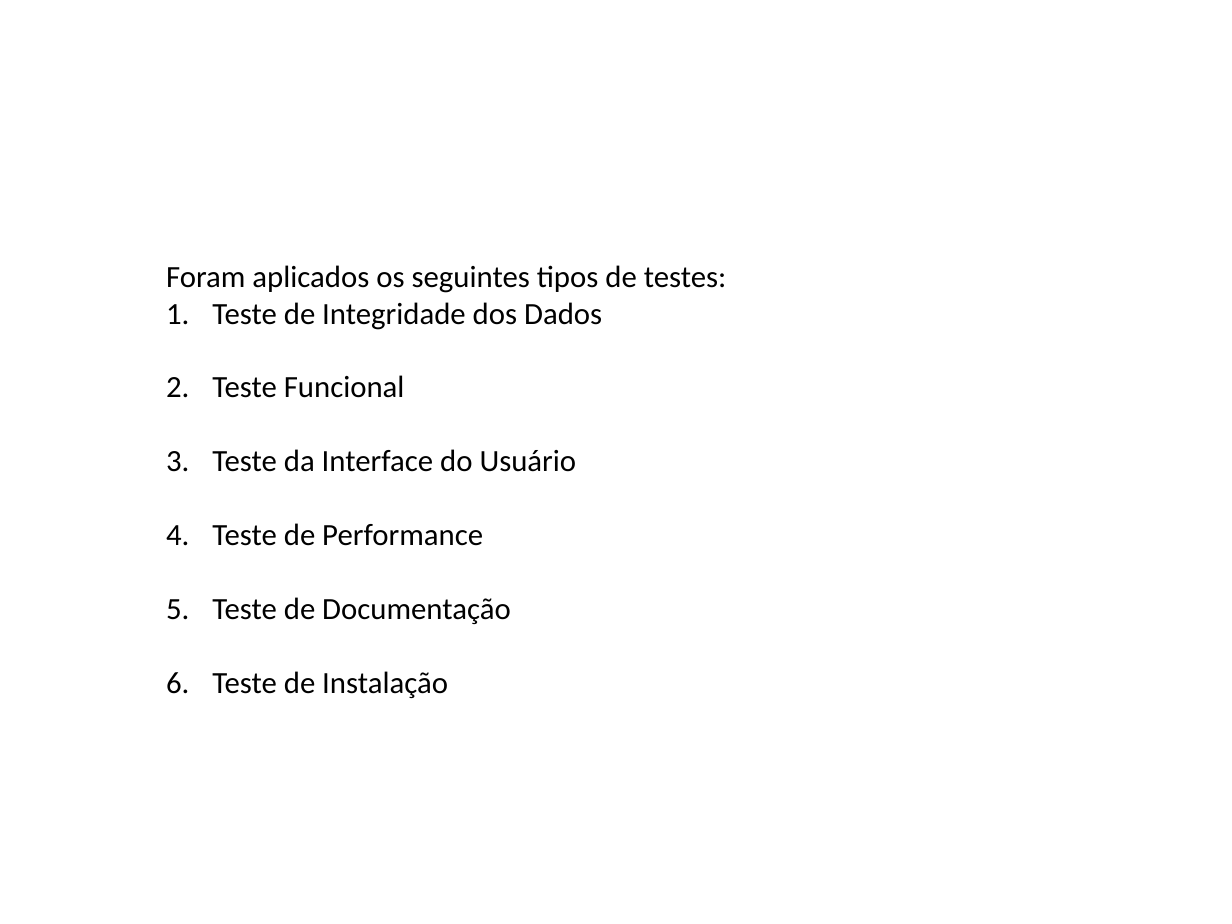
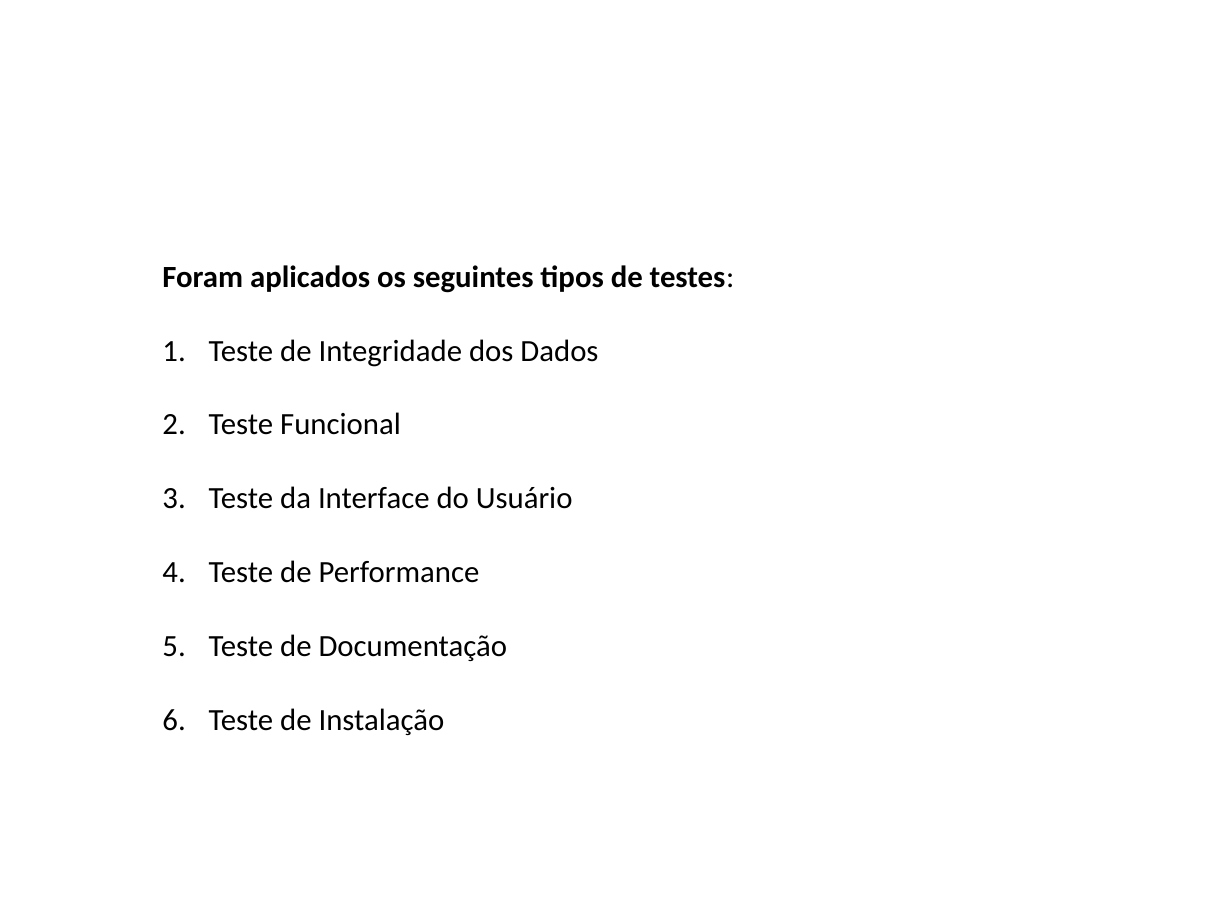
Before and after one commit to washingtonferreira/finderrors, a slide deck: slide 4 of FINDERRORS_-_Avaliação_dos_Testes.pptx. Drawn at 1232x924 pixels with LibreOffice and Linux fonts; fonts in the diff are those of the drawing; background and template pictures are left out. Boxes give left, top, right and bottom in pixels: in the first picture for what was removed or moved away, otherwise in the second. Text is boxed around its words. In the diff, an @@ line names an element or a change of style, - is before the commit and + after.

Commit message:
Alteração na Avaliação de Testes
Inclusão do Gráfico dos CTs.
Inclusão de Cobertura de Testes.

```diff
--- a/FINDERRORS_-_Avaliação_dos_Testes.pptx
+++ b/FINDERRORS_-_Avaliação_dos_Testes.pptx
@@ text at (162, 265, 735, 293): bold on in "Foram aplicados os seguintes tipos de testes:" @@
```
Also in this commit, not shown: 7 other slides changed, 2 slides added, 1 other file.
